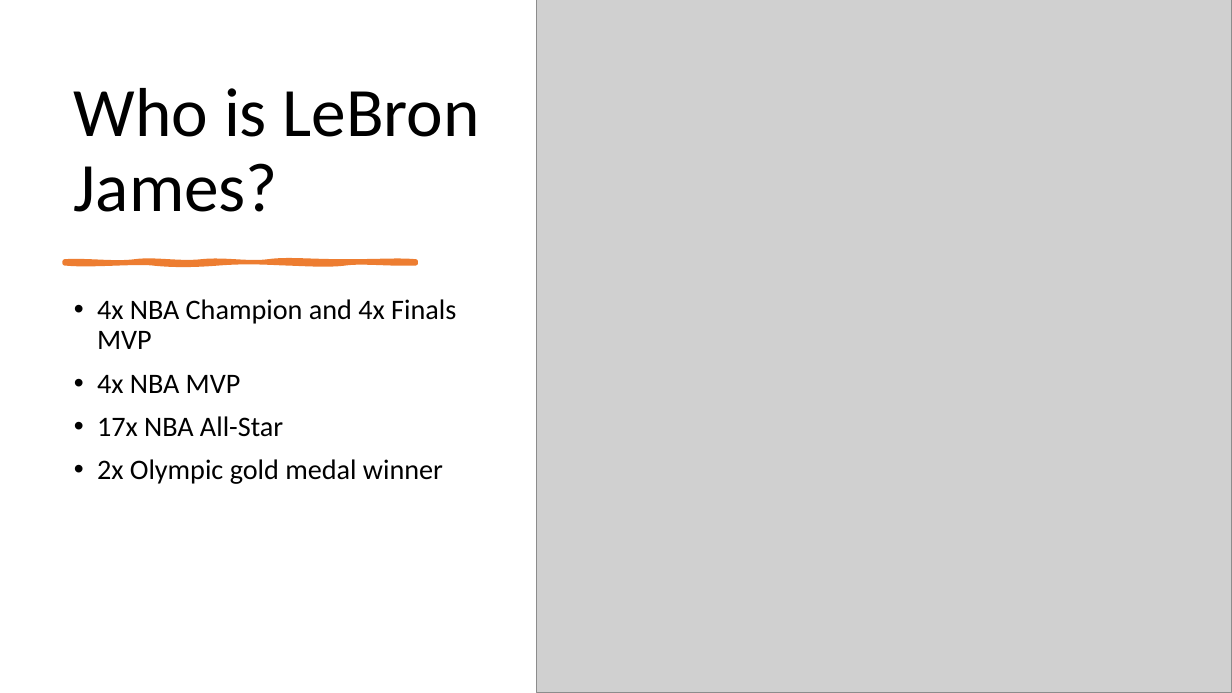
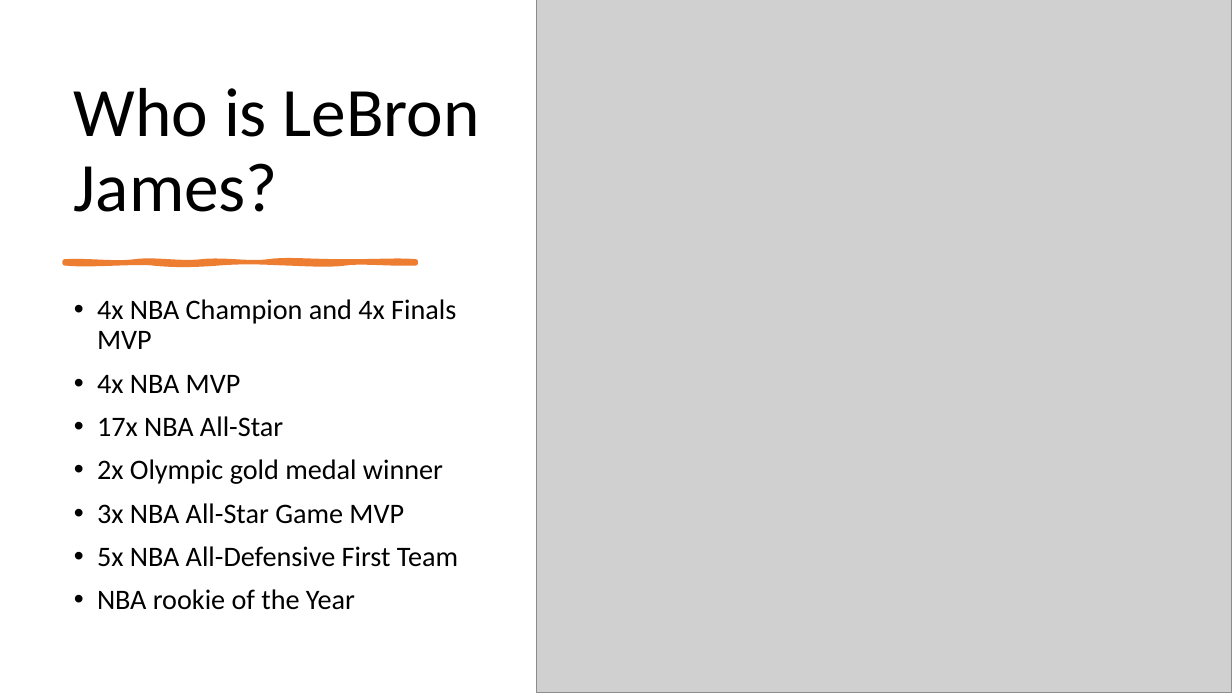
Before and after one commit to apeay905/MJ-vs-Lebron-data-apeay905, a slide deck: slide 7 of Who’s The Real MVP.pptx (slide 5 before the commit). Drawn at 1232x693 pixels with LibreOffice and Linux fonts; fonts in the diff are those of the drawing; grey boxes stand for pictures. Boxes give left, top, right and bottom in pixels: in the first picture for what was removed or moved away, otherwise in the second. Text is boxed around its words. In the diff, an @@ line names an element or a change of style, - is before the commit and + after.

```diff
--- a/Who’s The Real MVP.pptx
+++ b/Who’s The Real MVP.pptx
@@ text at box(97, 503, 458, 610): paragraphs added @@
+• 3x NBA All-Star Game MVP
+• 5x NBA All-Defensive First Team
+• NBA rookie of the Year
```
Also in this commit, not shown: 1 other slide changed, 6 slides added, 8 other files.
